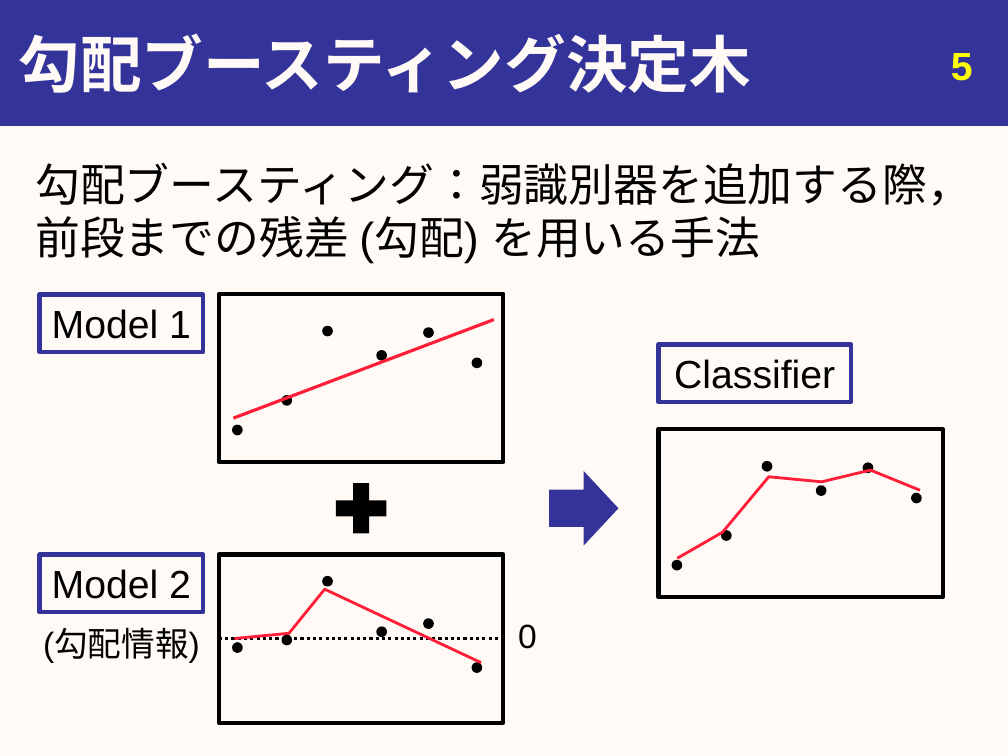
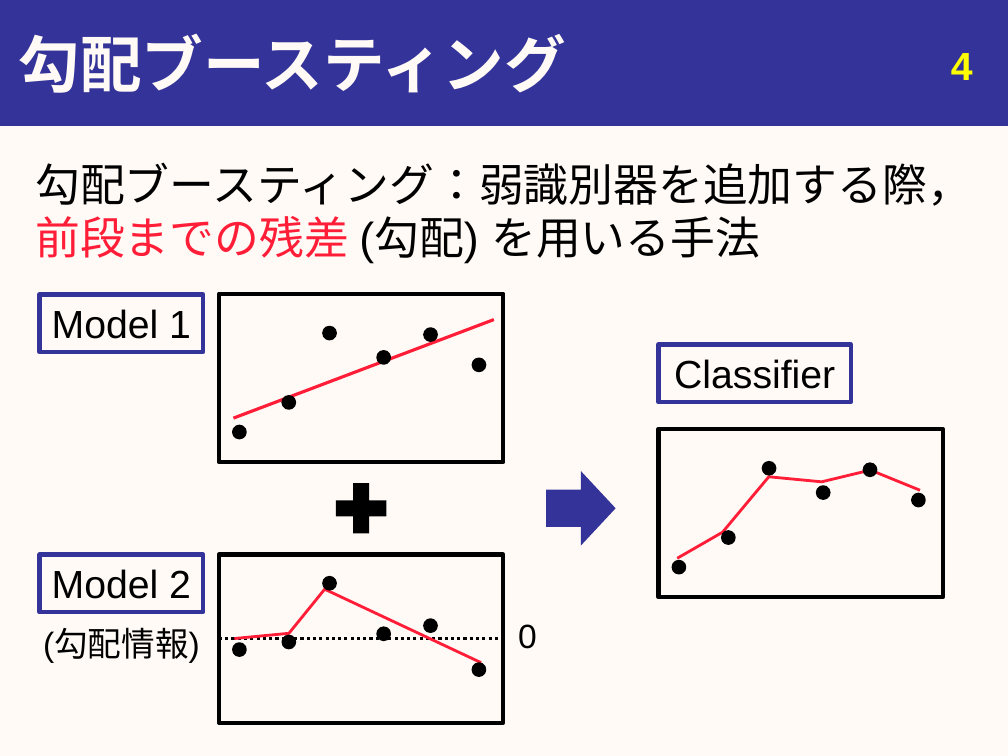
Before and after one commit to youle921/Slide-maintain, a slide deck: slide 4 of slide_0904/20190904_urita_eng.pptx (slide 5 before the commit). Drawn at 1008x756 pixels with LibreOffice and Linux fonts; fonts in the diff are those of the drawing. Boxes give left, top, right and bottom in pixels: in the first picture for what was removed or moved away, otherwise in the second. Text is boxed around its words. In the diff, an @@ line names an element or a change of style, - is before the commit and + after.

```diff
--- a/slide_0904/20190904_urita_eng.pptx
+++ b/slide_0904/20190904_urita_eng.pptx
@@ title at [18,33,566,93]: text changed @@
-勾配ブースティング決定木
+勾配ブースティング
@@ page number at [951,53,973,80]: text changed @@
-5
+4
@@ text "勾配ブースティング：弱識別器を追加する際， 前段までの残差 (勾配) を用いる手法" at [35,162,972,263]: text colour #000000 to #FF1D38 in "前段までの残差" @@
@@ ellipse: place and size @@
-ellipse at [324,328,332,336]
+ellipse at [324,328,336,340]
@@ ellipse: place and size @@
-ellipse at [424,329,432,337]
+ellipse at [424,329,436,341]
@@ ellipse: place and size @@
-ellipse at [378,352,386,360]
+ellipse at [378,352,390,364]
@@ ellipse: place and size @@
-ellipse at [473,359,481,367]
+ellipse at [473,359,485,371]
@@ ellipse: place and size @@
-ellipse at [283,396,291,404]
+ellipse at [283,396,295,408]
@@ ellipse: place and size @@
-ellipse at [234,426,242,434]
+ellipse at [234,426,246,438]
@@ ellipse: place and size @@
-ellipse at [763,463,771,471]
+ellipse at [763,463,775,475]
@@ ellipse: place and size @@
-ellipse at [864,464,872,472]
+ellipse at [864,464,876,476]
@@ ellipse: place and size @@
-ellipse at [817,487,826,495]
+ellipse at [817,487,830,499]
@@ ellipse: place and size @@
-ellipse at [912,494,920,502]
+ellipse at [912,494,924,506]
@@ ellipse: place and size @@
-ellipse at [723,531,731,539]
+ellipse at [723,531,735,543]
@@ ellipse: place and size @@
-ellipse at [673,561,681,570]
+ellipse at [673,561,685,574]
@@ ellipse: place and size @@
-ellipse at [324,578,332,586]
+ellipse at [324,578,336,590]
@@ ellipse: place and size @@
-ellipse at [378,628,386,636]
+ellipse at [378,628,390,640]
@@ ellipse: place and size @@
-ellipse at [424,620,432,628]
+ellipse at [424,620,436,632]
@@ ellipse: place and size @@
-ellipse at [234,644,242,652]
+ellipse at [234,644,246,656]
@@ ellipse: place and size @@
-ellipse at [283,636,291,644]
+ellipse at [283,636,295,648]
@@ ellipse: place and size @@
-ellipse at [473,663,481,671]
+ellipse at [473,663,485,675]
```
Also in this commit, not shown: 4 other slides changed, 26 slides added, 1 slide removed, 1 other file.
